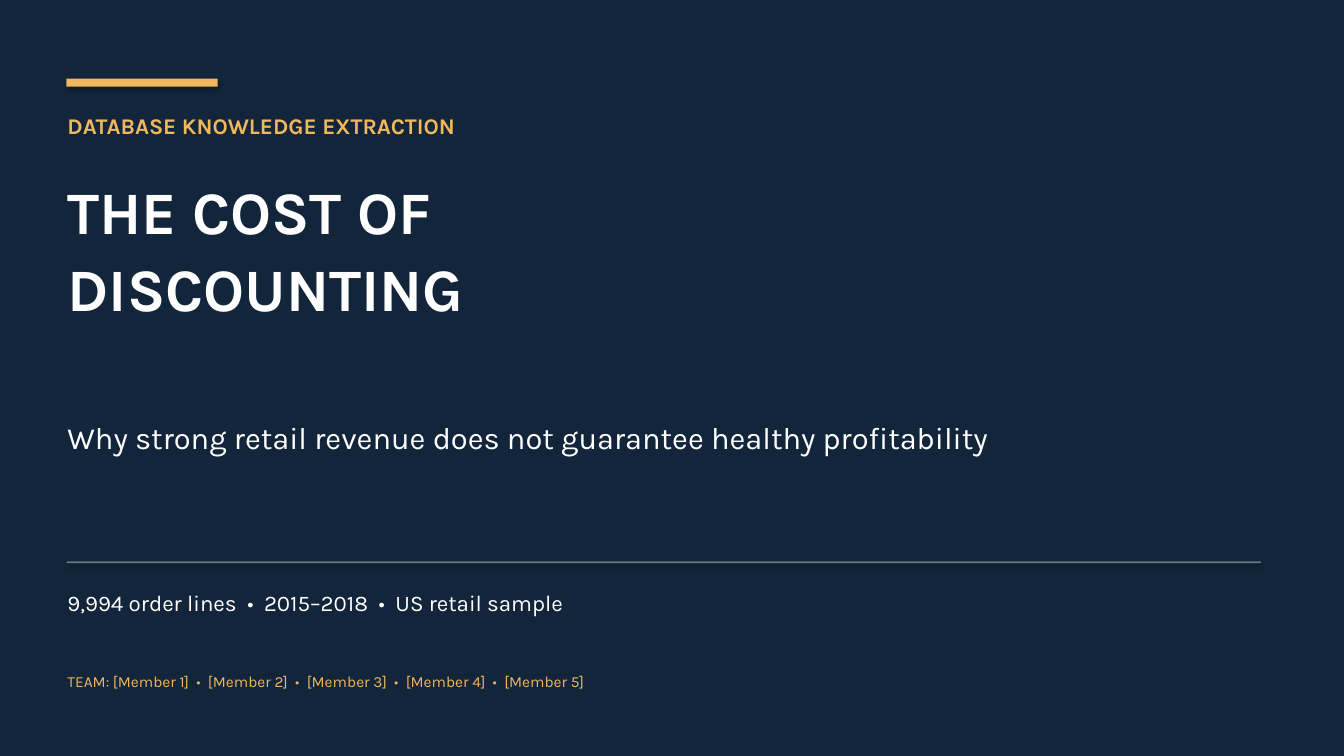
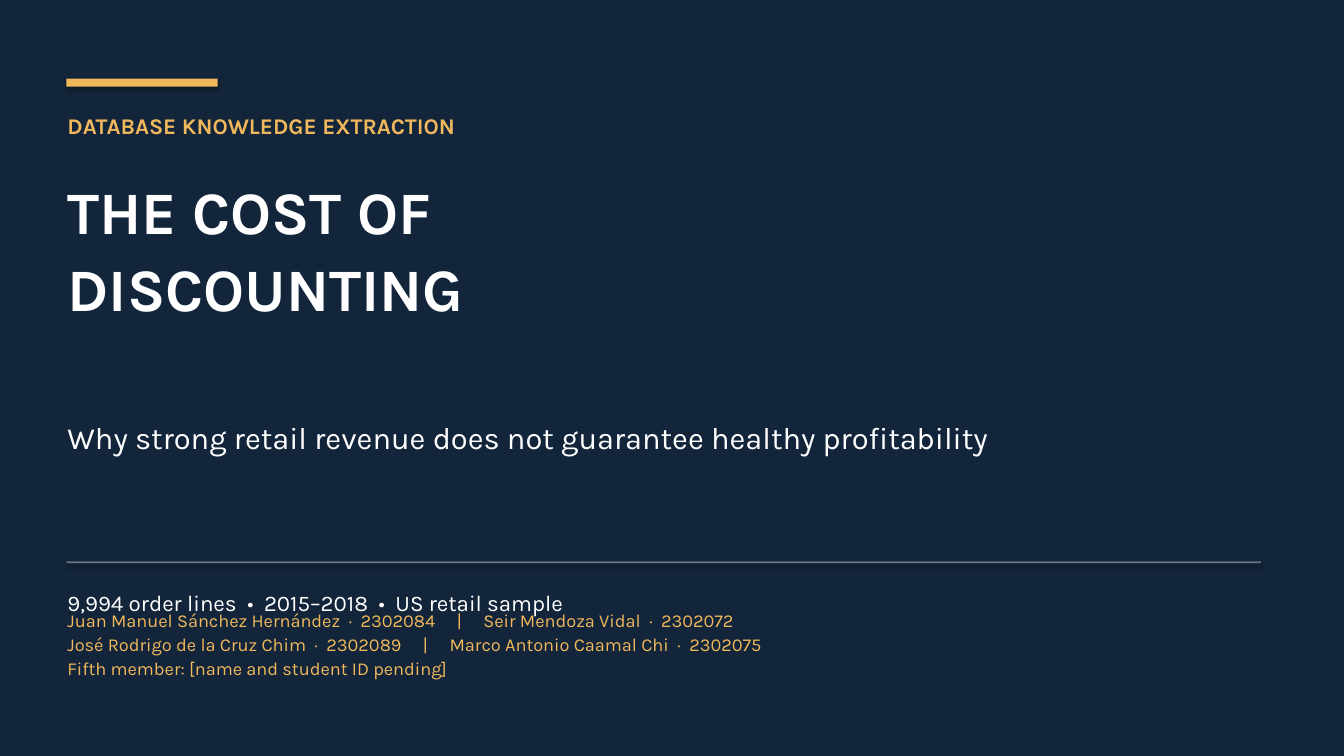
Before and after one commit to MarcoCaamal/database-knowledge-extraction, a slide deck: slide 1 of presentation/Superstore_Executive_Story.pptx. Drawn at 1344x756 pixels with LibreOffice and Linux fonts; fonts in the diff are those of the drawing. Boxes give left, top, right and bottom in pixels: in the first picture for what was removed or moved away, otherwise in the second. Text is boxed around its words. In the diff, an @@ line names an element or a change of style, - is before the commit and + after.

Commit message:
feat: package native Tableau workbook and add team roster to executive deck

```diff
--- a/presentation/Superstore_Executive_Story.pptx
+++ b/presentation/Superstore_Executive_Story.pptx
@@ text at [67, 610, 761, 680]: text changed; size 11 to 13 pt @@
-TEAM: [Member 1] • [Member 2] • [Member 3] • [Member 4] • [Member 5]
+Juan Manuel Sánchez Hernández · 2302084 | Seir Mendoza Vidal · 2302072
+José Rodrigo de la Cruz Chim · 2302089 | Marco Antonio Caamal Chi · 2302075
+Fifth member: [name and student ID pending]
```
Also in this commit, not shown: 12 other files.
